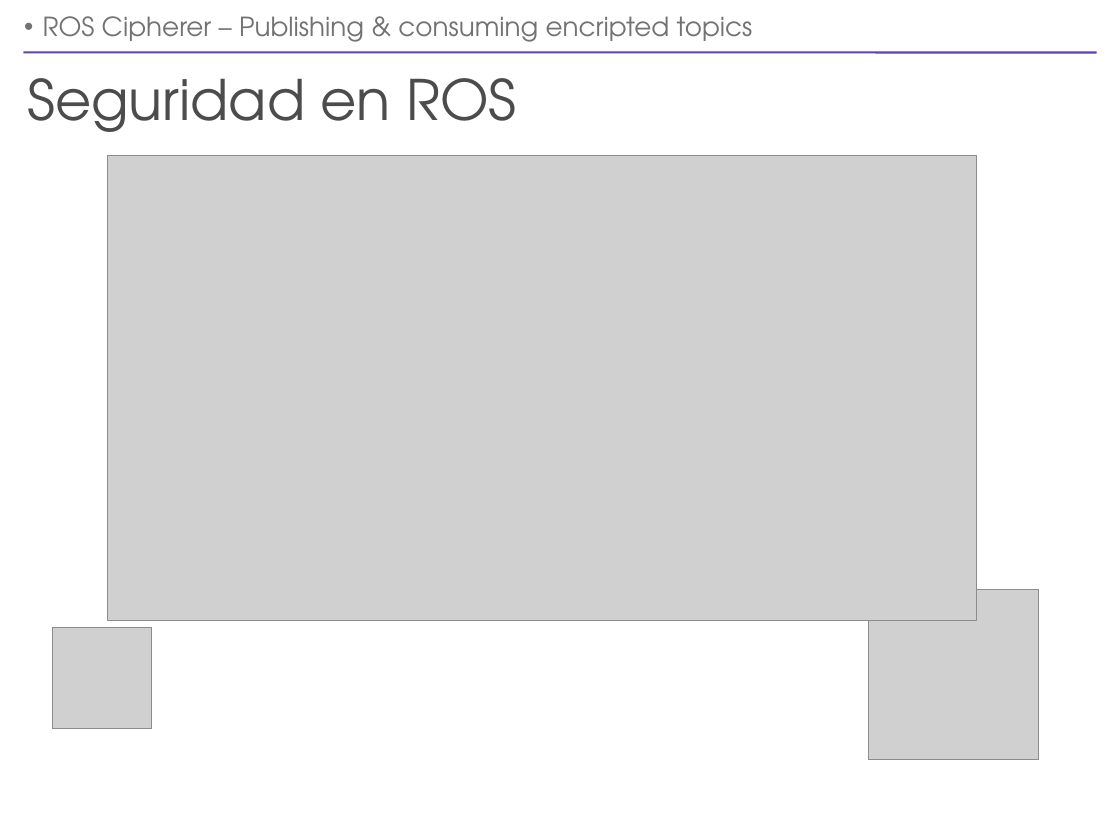
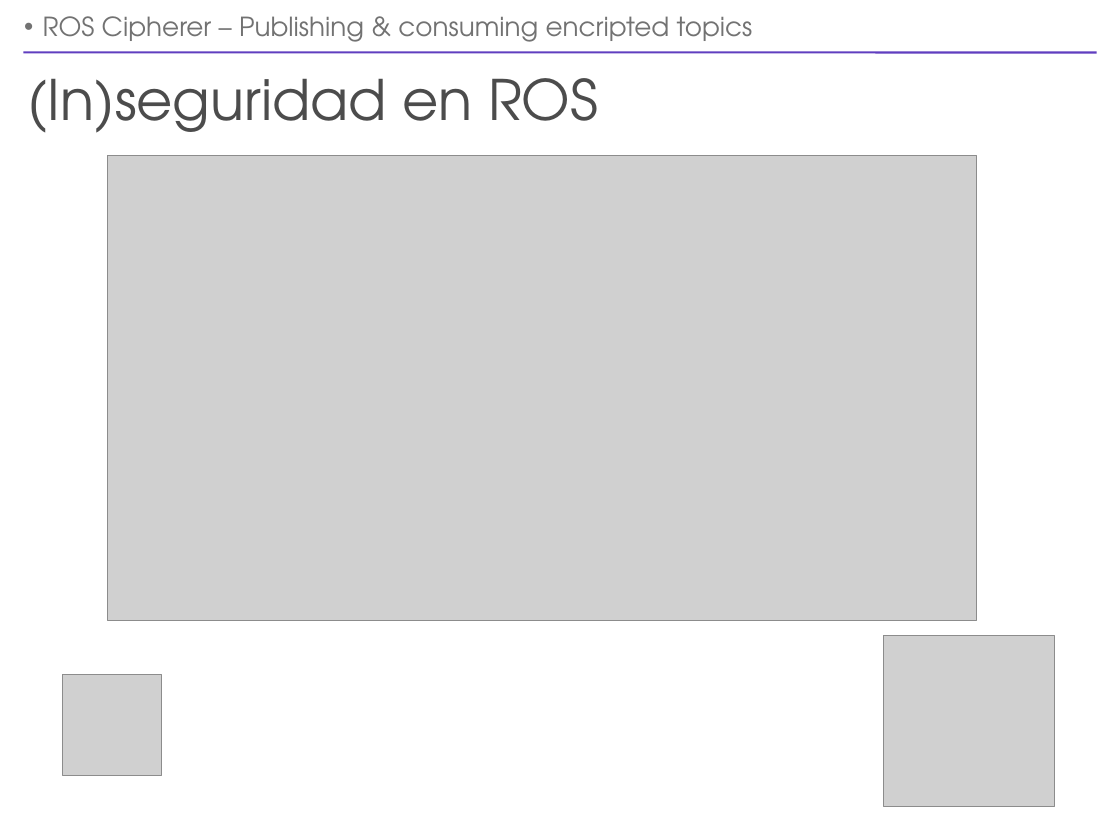
Before and after one commit to UleRobots/ROS-cipherer, a slide deck: slide 5 of doc/ros-cipherer-presentation-v2.odp. Drawn at 1120x840 pixels with LibreOffice and Linux fonts; fonts in the diff are those of the drawing; grey boxes stand for pictures. Boxes give left, top, right and bottom in pixels: in the first picture for what was removed or moved away, otherwise in the second. Text is boxed around its words. In the diff, an @@ line names an element or a change of style, - is before the commit and + after.

```diff
--- a/doc/ros-cipherer-presentation-v2.odp
+++ b/doc/ros-cipherer-presentation-v2.odp
@@ title at bbox=[27, 78, 598, 133]: text changed @@
-Seguridad en ROS
+(In)seguridad en ROS
@@ picture: place and size @@
-picture at bbox=[868, 589, 1039, 760]
+picture at bbox=[884, 636, 1055, 807]
@@ picture: place and size @@
-picture at bbox=[53, 628, 152, 729]
+picture at bbox=[62, 674, 161, 775]
```
Also in this commit, not shown: 5 other slides changed, 1 other file.
